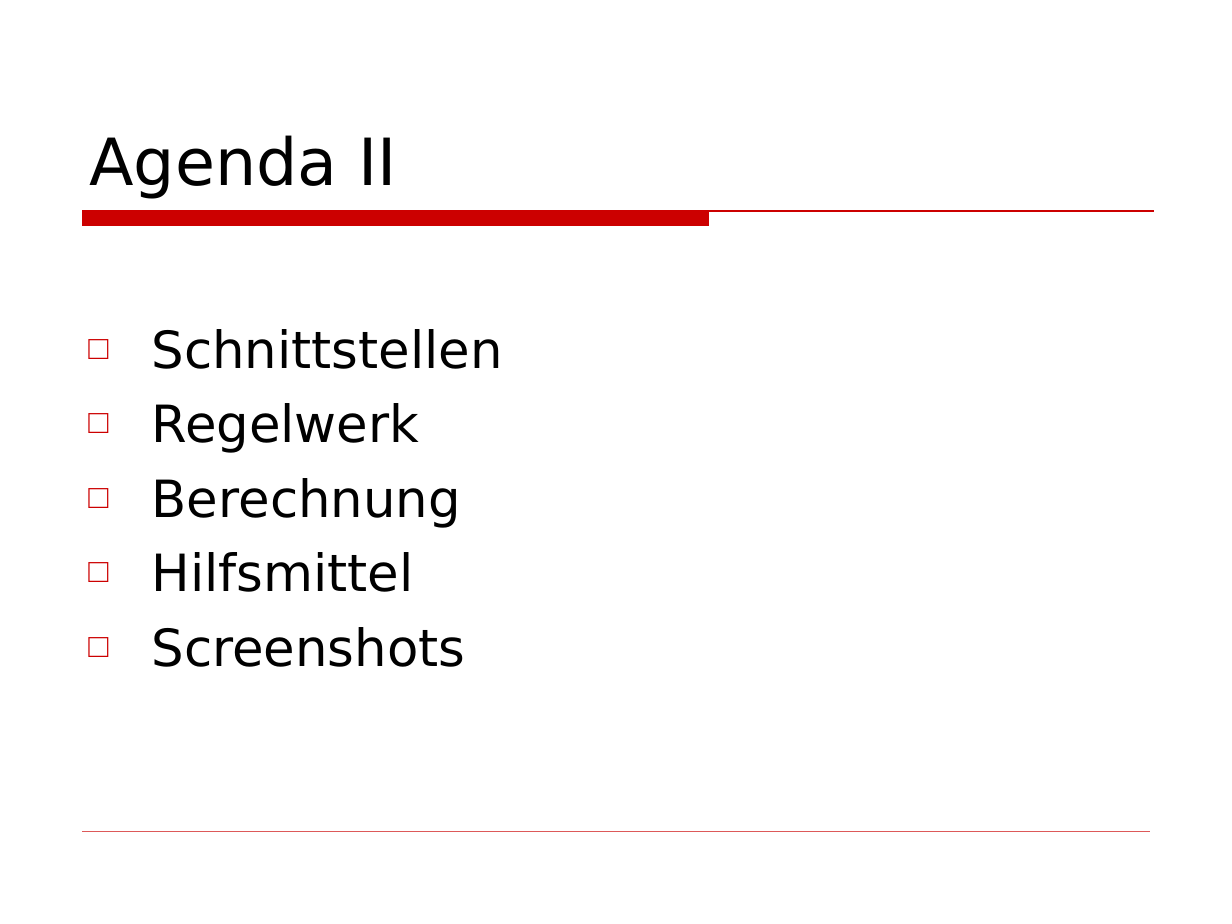
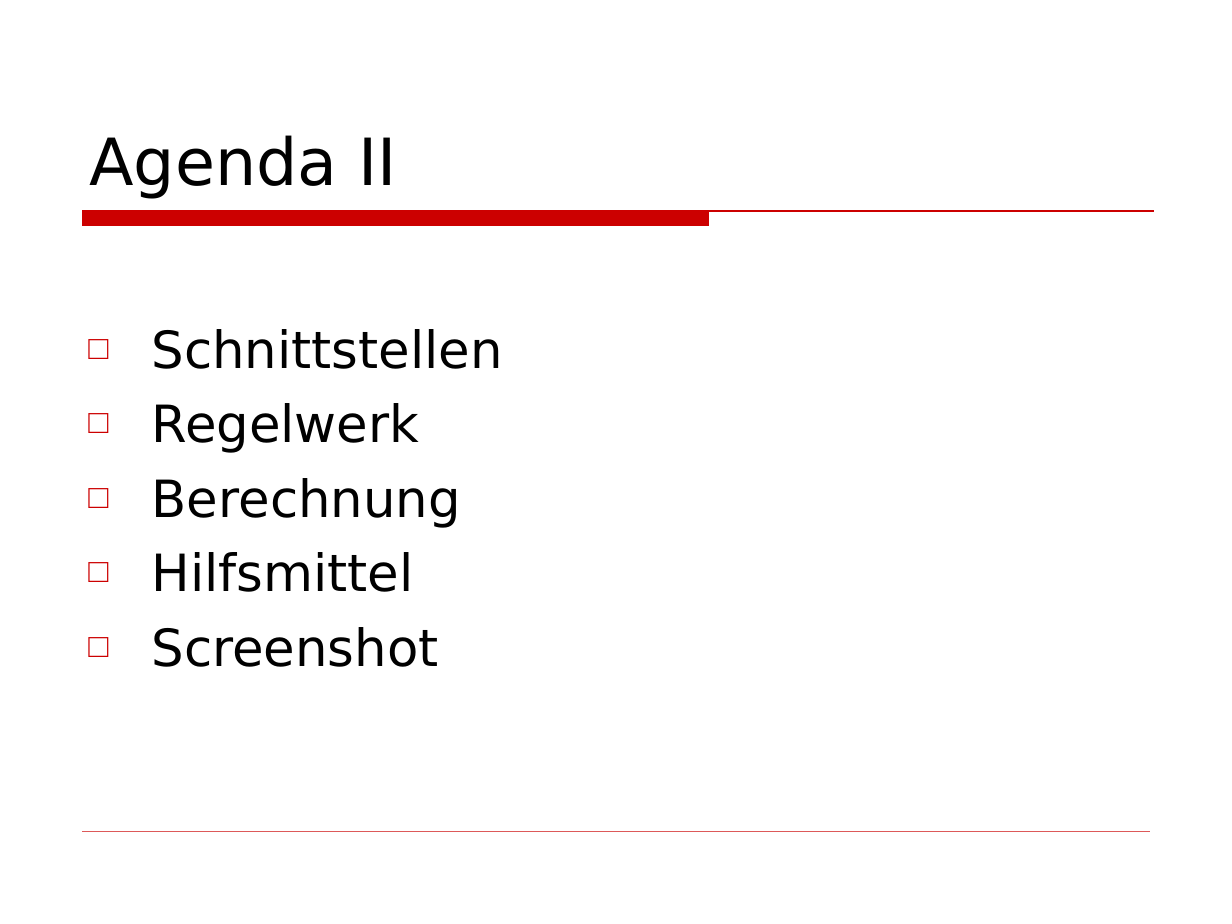
Before and after one commit to BackupTheBerlios/wiptp-svn, a slide deck: slide 3 of docs/Präsentation.ppt. Drawn at 1232x924 pixels with LibreOffice and Linux fonts; fonts in the diff are those of the drawing; background and template pictures are left out. Boxes give left, top, right and bottom in pixels: in the first picture for what was removed or moved away, otherwise in the second. Text is boxed around its words. In the diff, an @@ line names an element or a change of style, - is before the commit and + after.

```diff
--- a/docs/Präsentation.ppt
+++ b/docs/Präsentation.ppt
@@ text at bbox=[152, 627, 439, 667]: text changed @@
-□ Screenshots
+□ Screenshot
```
Also in this commit, not shown: 1 slide added.
